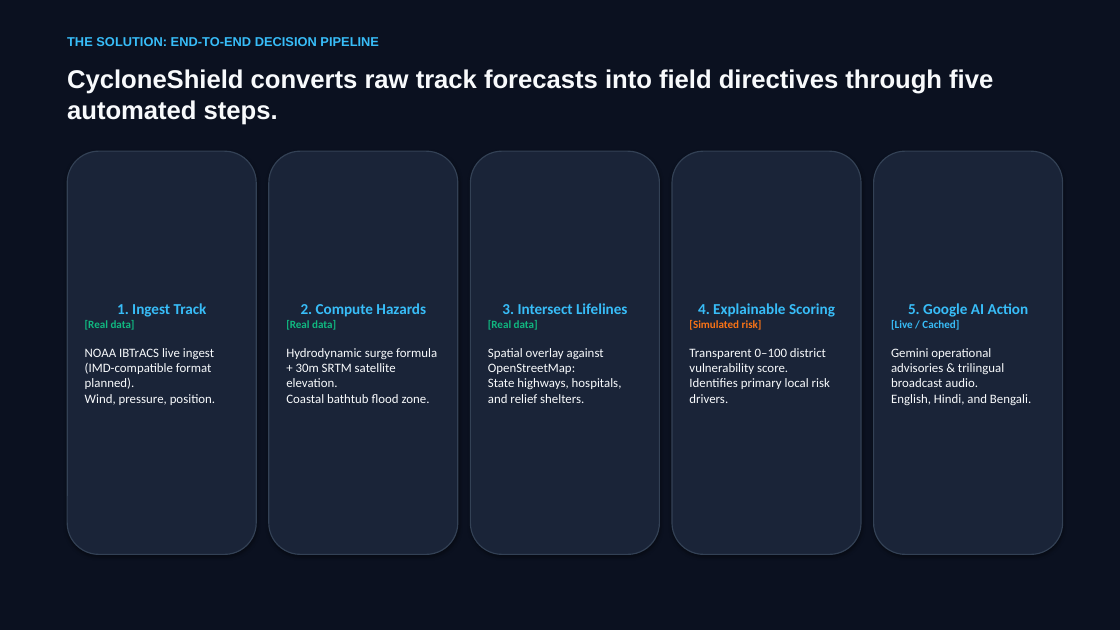
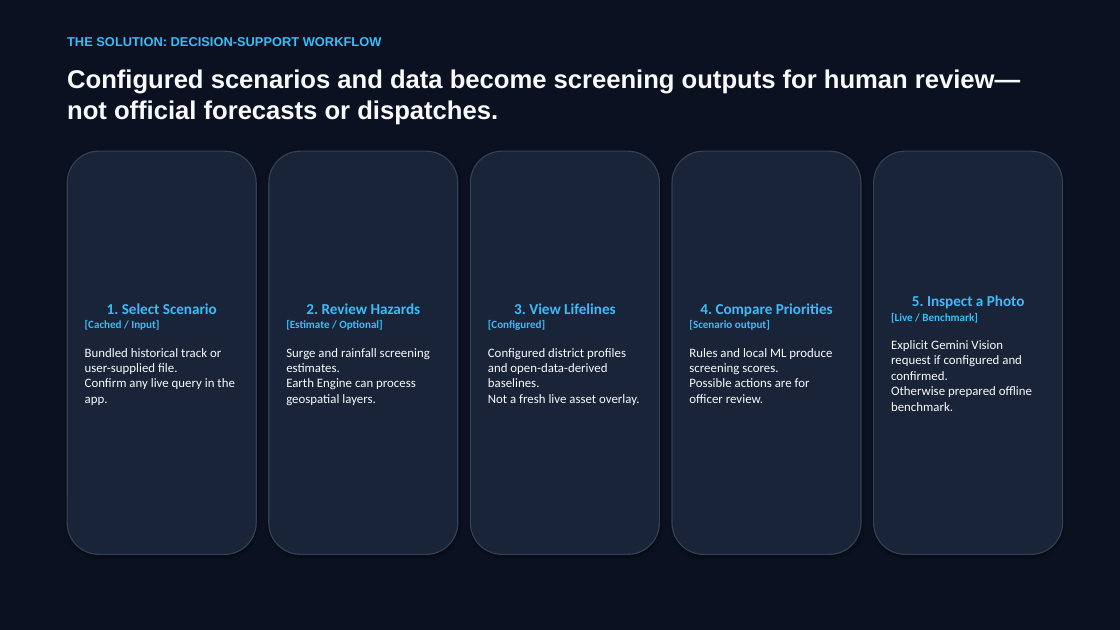
Before and after one commit to itsme-sherlock/CycloneShield, a slide deck: slide 3 of cycloneshield/CycloneShield_Pitch_Deck.pptx. Drawn at 1120x630 pixels with LibreOffice and Linux fonts; fonts in the diff are those of the drawing. Boxes give left, top, right and bottom in pixels: in the first picture for what was removed or moved away, otherwise in the second. Text is boxed around its words. In the diff, an @@ line names an element or a change of style, - is before the commit and + after.

```diff
--- a/cycloneshield/CycloneShield_Pitch_Deck.pptx
+++ b/cycloneshield/CycloneShield_Pitch_Deck.pptx
@@ text at (x1=67, y1=37, x2=382, y2=46): text changed @@
-THE SOLUTION: END-TO-END DECISION PIPELINE
+THE SOLUTION: DECISION-SUPPORT WORKFLOW
@@ text at (x1=67, y1=69, x2=1020, y2=125): text changed @@
-CycloneShield converts raw track forecasts into field directives through five automated steps.
+Configured scenarios and data become screening outputs for human review—not official forecasts or dispatches.
@@ text in rounded rectangle at (x1=891, y1=295, x2=1032, y2=411): text changed @@
-5. Google AI Action
-[Live / Cached]
-Gemini operational advisories & trilingual broadcast audio.
-English, Hindi, and Bengali.
+5. Inspect a Photo
+[Live / Benchmark]
+Explicit Gemini Vision request if configured and confirmed.
+Otherwise prepared offline benchmark.
@@ text in rounded rectangle at (x1=85, y1=303, x2=234, y2=405): text changed @@
-1. Ingest Track
-[Real data]
-NOAA IBTrACS live ingest (IMD-compatible format planned).
-Wind, pressure, position.
+1. Select Scenario
+[Cached / Input]
+Bundled historical track or user-supplied file.
+Confirm any live query in the app.
@@ text in rounded rectangle at (x1=286, y1=303, x2=430, y2=405): text changed @@
-2. Compute Hazards
-[Real data]
-Hydrodynamic surge formula + 30m SRTM satellite elevation.
-Coastal bathtub flood zone.
+2. Review Hazards
+[Estimate / Optional]
+Surge and rainfall screening estimates.
+Earth Engine can process geospatial layers.
@@ text in rounded rectangle at (x1=488, y1=303, x2=639, y2=405): text changed @@
-3. Intersect Lifelines
-[Real data]
-Spatial overlay against OpenStreetMap:
-State highways, hospitals, and relief shelters.
+3. View Lifelines
+[Configured]
+Configured district profiles and open-data-derived baselines.
+Not a fresh live asset overlay.
@@ text in rounded rectangle at (x1=689, y1=303, x2=833, y2=403): text changed @@
-4. Explainable Scoring
-[Simulated risk]
-Transparent 0–100 district vulnerability score.
-Identifies primary local risk drivers.
+4. Compare Priorities
+[Scenario output]
+Rules and local ML produce screening scores.
+Possible actions are for officer review.
```
Also in this commit, not shown: 9 other slides changed, 1 slide added, 1 slide removed, 13 other files.
